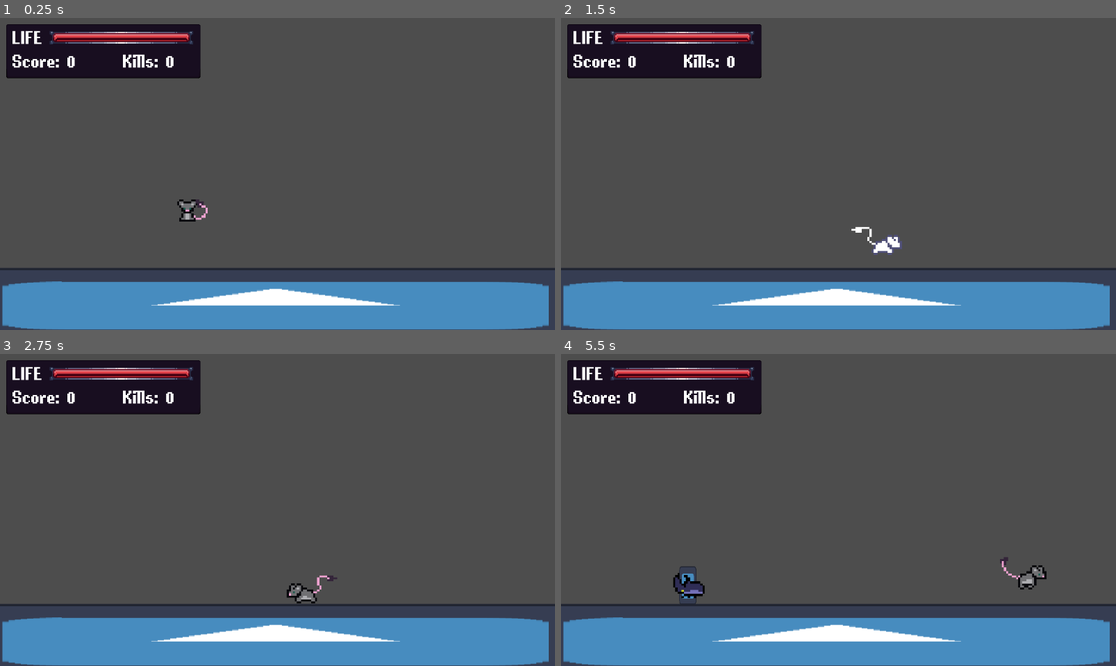
Above: before the commit, frames 1-4 (two rows, left to right).
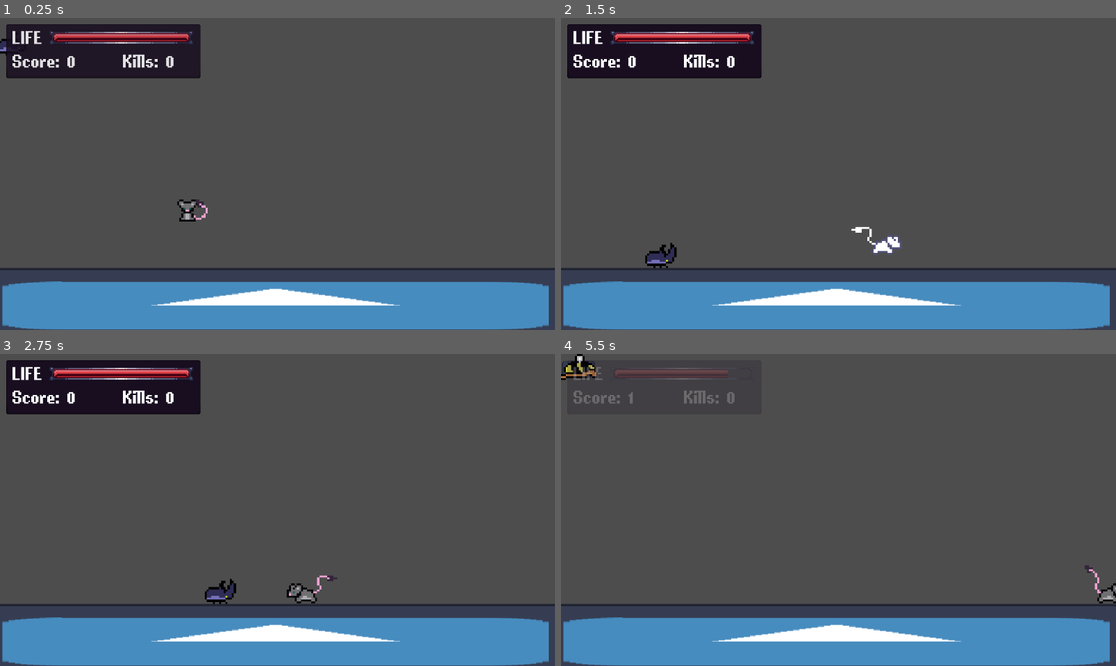
Above: after the commit, the same moments.

Repository: SamHam251/Tutle
Game: Godot game, scene res://scenes/game.tscn
Two runs of this game, one before a commit and one after it. Both use one fixed random seed, a clock stepped at 60 frames per second and the inputs below. The engine's default icon, where the game draws it, is replaced by a stand-in: a white triangle on a blue panel in a dark square.
Inputs (mouse positions are in pixels of both pictures, inside the frame that each line leads up to):
- Up to frame 1 (0.25 s): no input
- Up to frame 2 (1.5 s): tap Enter (ui_accept) at 0.5, 0.77 s; move the mouse to (960, 158) at 0.52 s; hold Right (ui_right) from 0.53 s (still down); right-click (960, 158) at 0.6 s; move the mouse to (727, 189) at 1.27 s; right-click (727, 189) at 1.35 s
- Up to frame 3 (2.75 s): tap Enter (ui_accept) at 1.52 s; move the mouse to (333, 441) at 2.02 s; release Right (ui_right) at 2.03 s; hold Left (ui_left) from 2.03 s (still down); click (333, 441) at 2.1 s; right-click (333, 441) at 2.3 s
- Up to frame 4 (5.5 s): move the mouse to (810, 572) at 2.77 s; release Left (ui_left) at 2.78 s; hold Right (ui_right) 2.78-4.28 s; right-click (810, 572) at 2.85 s; tap Enter (ui_accept) at 3.02, 3.77, 4.52 s; move the mouse to (1005, 556) at 3.52 s; right-click (1005, 556) at 3.6 s; tap Escape (ui_cancel) at 4.15 s; move the mouse to (672, 463) at 4.27 s; hold Left (ui_left) 4.28-5.03 s; click (672, 463) at 4.35 s; right-click (672, 463) at 4.55 s; move the mouse to (866, 510) at 5.02 s; hold Right (ui_right) from 5.03 s (still down); right-click (866, 510) at 5.1 s

The runs differ from the first frame. In frame 1, 0.7% of the frame differs, in the area x 0-34%, y 4-16%; in frame 2, 0.3%; in frame 3, 0.3%; in frame 4, 6.9%, in the area x 0-100%, y 0-81%.

Commit message:
AHHHHHHHH

Diff:
--- a/project.godot
+++ b/project.godot
@@ -28,6 +28,7 @@
 SlashHitbox=""
 friendly=""
 player=""
+enemy=""
 
 [input]
 
--- a/scenes/enemy_air.tscn
+++ b/scenes/enemy_air.tscn
@@ -148,7 +148,7 @@
 [node name="MinHoverHeight" type="RayCast2D" parent="." unique_id=1918990650]
 target_position = Vector2(0, 65)
 
-[node name="HurtBox" type="Area2D" parent="." unique_id=1652179083]
+[node name="HurtBox" type="Area2D" parent="." unique_id=1652179083 groups=["enemy"]]
 collision_layer = 4
 collision_mask = 0
 
--- a/scenes/enemy_ground.tscn
+++ b/scenes/enemy_ground.tscn
@@ -6,7 +6,7 @@
 [ext_resource type="Texture2D" uid="uid://drq84n2imyyb2" path="res://assets/sprites/EnemySprites/Rhino charge.png" id="3_xi17v"]
 
 [sub_resource type="RectangleShape2D" id="RectangleShape2D_2fjjf"]
-size = Vector2(8, 25.5)
+size = Vector2(21.5, 15.5)
 
 [sub_resource type="CircleShape2D" id="CircleShape2D_ia1lp"]
 radius = 240.5187
@@ -15,10 +15,10 @@
 size = Vector2(264, 66)
 
 [sub_resource type="CircleShape2D" id="CircleShape2D_cvvuu"]
-radius = 14.5
+radius = 12.0
 
 [sub_resource type="RectangleShape2D" id="RectangleShape2D_cvvuu"]
-size = Vector2(16, 38)
+size = Vector2(31.5, 25)
 
 [sub_resource type="AtlasTexture" id="AtlasTexture_g4cyr"]
 atlas = ExtResource("3_xi17v")
@@ -59,9 +59,9 @@
 "duration": 1.0,
 "texture": SubResource("AtlasTexture_c5g84")
 }],
-"loop": 1,
+"loop": 0,
 "name": &"attack",
-"speed": 5.0
+"speed": 15.0
 }, {
 "frames": [{
 "duration": 1.0,
@@ -75,18 +75,19 @@
 "speed": 5.0
 }]
 
-[node name="EnemyGround" type="CharacterBody2D" unique_id=593195625]
+[node name="EnemyGround" type="CharacterBody2D" unique_id=593195625 groups=["enemy"]]
 scale = Vector2(2, 2)
 collision_layer = 0
 collision_mask = 129
 script = ExtResource("1_s4x8n")
 
 [node name="Sprite2D" type="Sprite2D" parent="." unique_id=1183939404]
+visible = false
 scale = Vector2(0.140625, 0.3125)
 texture = ExtResource("1_7k104")
 
 [node name="CollisionShape2D" type="CollisionShape2D" parent="." unique_id=115647677]
-position = Vector2(0, 6.25)
+position = Vector2(-2.75, 5.25)
 shape = SubResource("RectangleShape2D_2fjjf")
 
 [node name="DetectionRange" type="Area2D" parent="." unique_id=156871943]
@@ -117,9 +118,10 @@
 
 [node name="Hurtbox" type="Area2D" parent="." unique_id=18133127]
 collision_layer = 4
-collision_mask = 0
+collision_mask = 128
 
 [node name="CollisionShape2D" type="CollisionShape2D" parent="Hurtbox" unique_id=932917196]
+position = Vector2(-0.75, 0)
 shape = SubResource("RectangleShape2D_cvvuu")
 debug_color = Color(0.7, 0.47833332, 0, 0.41960785)
 
@@ -142,16 +144,17 @@
 one_shot = true
 
 [node name="AnimatedSprite2D" type="AnimatedSprite2D" parent="." unique_id=1624192199]
-scale = Vector2(2.1666667, 2.1666667)
+position = Vector2(2.3841858e-07, 0)
+scale = Vector2(-2.167, 2.167)
 sprite_frames = SubResource("SpriteFrames_g4v7s")
 animation = &"attack"
-frame_progress = 0.4541569
 
 [connection signal="body_entered" from="DetectionRange" to="." method="_on_area_2d_body_entered"]
 [connection signal="body_entered" from="DetectionRange" to="." method="_on_detection_range_body_entered"]
 [connection signal="body_exited" from="DetectionRange" to="." method="_on_detection_range_body_exited"]
 [connection signal="body_entered" from="DashRange" to="." method="_on_dash_range_body_entered"]
 [connection signal="body_exited" from="DashRange" to="." method="_on_dash_range_body_exited"]
+[connection signal="area_entered" from="Hurtbox" to="." method="parry_check"]
 [connection signal="timeout" from="Timers/ActionTimer" to="." method="_on_action_timer_timeout"]
 [connection signal="timeout" from="Timers/DashTimer" to="." method="_on_dash_timer_timeout"]
 [connection signal="timeout" from="Timers/DashEndTimer" to="." method="end_dash"]
--- a/scenes/main_menu.tscn
+++ b/scenes/main_menu.tscn
@@ -1,7 +1,26 @@
 [gd_scene format=3 uid="uid://houtj6vtko84"]
 
-[sub_resource type="CompressedTexture2D" id="CompressedTexture2D_vue75"]
-load_path = "res://.godot/imported/Desert 640x250 SpriteSheet.png-da75820347dd69fa27f064dab34a36cd.ctex"
+[ext_resource type="Script" uid="uid://br1tsvf6kxm1g" path="res://scripts/main_menu.gd" id="1_bqqt6"]
+[ext_resource type="Texture2D" uid="uid://va8j0kw1lrly" path="res://assets/sprites/Desert 640x250 SpriteSheet.png" id="1_l6cm7"]
+[ext_resource type="FontFile" uid="uid://c15qhfd8lcug1" path="res://assets/PixelPurl.ttf" id="2_ekxnf"]
+
+[sub_resource type="LabelSettings" id="LabelSettings_bqqt6"]
+font = ExtResource("2_ekxnf")
+font_size = 92
+outline_size = 8
+outline_color = Color(0, 0, 0, 1)
+shadow_size = 11
+shadow_color = Color(0, 0, 0, 1)
+shadow_offset = Vector2(-15.44, 5.26)
+
+[sub_resource type="LabelSettings" id="LabelSettings_ekxnf"]
+font = ExtResource("2_ekxnf")
+font_size = 68
+outline_size = 3
+outline_color = Color(0, 0, 0, 1)
+shadow_size = 10
+shadow_color = Color(0, 0, 0, 1)
+shadow_offset = Vector2(-7.575, 6.985)
 
 [node name="Main Menu" type="Control" unique_id=727042448]
 layout_mode = 3
@@ -10,14 +29,123 @@
 anchor_bottom = 1.0
 grow_horizontal = 2
 grow_vertical = 2
+script = ExtResource("1_bqqt6")
 
 [node name="background" type="Control" parent="." unique_id=1191267940]
 anchors_preset = 0
-offset_right = 40.0
-offset_bottom = 40.0
+offset_right = 1152.0
+offset_bottom = 648.0
 
-[node name="TextureRect" type="TextureRect" parent="background" unique_id=1021027702]
+[node name="bg" type="Sprite2D" parent="background" unique_id=1786349048]
+position = Vector2(613, 325)
+scale = Vector2(2.6459997, 2.646)
+texture = ExtResource("1_l6cm7")
+region_enabled = true
+region_rect = Rect2(0, 0, 640, 250)
+
+[node name="sun" type="Sprite2D" parent="background" unique_id=1006722824]
+position = Vector2(613, 209.31252)
+scale = Vector2(1.6774998, 1.6774999)
+texture = ExtResource("1_l6cm7")
+region_enabled = true
+region_rect = Rect2(0, 250, 640, 250)
+
+[node name="clouds" type="Sprite2D" parent="background" unique_id=1215476300]
+position = Vector2(613, 325)
+scale = Vector2(2.6459997, 2.646)
+texture = ExtResource("1_l6cm7")
+region_enabled = true
+region_rect = Rect2(0, 500, 640, 250)
+
+[node name="fg1" type="Sprite2D" parent="background" unique_id=1730669468]
+position = Vector2(613, 325)
+scale = Vector2(2.6459997, 2.646)
+texture = ExtResource("1_l6cm7")
+region_enabled = true
+region_rect = Rect2(0, 750, 640, 250)
+
+[node name="fg2" type="Sprite2D" parent="background" unique_id=425019092]
+position = Vector2(613, 325)
+scale = Vector2(2.6459997, 2.646)
+texture = ExtResource("1_l6cm7")
+region_enabled = true
+region_rect = Rect2(0, 1000, 640, 250)
+
+[node name="fg3" type="Sprite2D" parent="background" unique_id=493552696]
+position = Vector2(613, 325)
+scale = Vector2(2.6459997, 2.646)
+texture = ExtResource("1_l6cm7")
+region_enabled = true
+region_rect = Rect2(0, 1250, 640, 250)
+
+[node name="title" type="Label" parent="." unique_id=1254559740]
 layout_mode = 0
-offset_right = 40.0
-offset_bottom = 40.0
-texture = SubResource("CompressedTexture2D_vue75")
+offset_left = 390.0
+offset_top = 84.0
+offset_right = 746.0
+offset_bottom = 164.0
+text = "CHAIN RULE"
+label_settings = SubResource("LabelSettings_bqqt6")
+
+[node name="CreditsScreen" type="Control" parent="." unique_id=1106259664]
+anchors_preset = 0
+offset_right = 1150.0
+offset_bottom = 648.0
+
+[node name="ControlsScreen" type="Control" parent="." unique_id=860561910]
+anchors_preset = 0
+offset_right = 1150.0
+offset_bottom = 648.0
+
+[node name="Button" type="Button" parent="." unique_id=1892171193]
+layout_mode = 0
+offset_left = 129.0
+offset_top = 325.0
+offset_right = 339.0
+offset_bottom = 396.0
+
+[node name="Label" type="Label" parent="Button" unique_id=1408781038]
+layout_mode = 0
+offset_right = 210.0
+offset_bottom = 71.0
+mouse_filter = 1
+text = "Controls"
+label_settings = SubResource("LabelSettings_ekxnf")
+horizontal_alignment = 1
+vertical_alignment = 1
+
+[node name="Button2" type="Button" parent="." unique_id=27155015]
+layout_mode = 0
+offset_left = 444.0
+offset_top = 278.0
+offset_right = 654.0
+offset_bottom = 349.0
+
+[node name="Label" type="Label" parent="Button2" unique_id=1787880237]
+layout_mode = 0
+offset_right = 210.0
+offset_bottom = 71.0
+mouse_filter = 1
+text = "Play"
+label_settings = SubResource("LabelSettings_ekxnf")
+horizontal_alignment = 1
+vertical_alignment = 1
+
+[node name="Button3" type="Button" parent="." unique_id=676803067]
+layout_mode = 0
+offset_left = 768.0
+offset_top = 325.0
+offset_right = 978.0
+offset_bottom = 396.0
+
+[node name="Label" type="Label" parent="Button3" unique_id=1218421080]
+layout_mode = 0
+offset_right = 210.0
+offset_bottom = 71.0
+mouse_filter = 1
+text = "Credits"
+label_settings = SubResource("LabelSettings_ekxnf")
+horizontal_alignment = 1
+vertical_alignment = 1
+
+[connection signal="pressed" from="Button2" to="." method="pressed_play"]
--- a/scripts/character_body_2d.gd
+++ b/scripts/character_body_2d.gd
@@ -16,6 +16,8 @@
 var is_attacking = false
 @onready var sprite: AnimatedSprite2D = $AnimatedSprite2D
 
+@onready var Hurtbox = $Hurtbox
+
 # Knockback constants and also iframes i guess
 const KNOCKBACK = Vector2(-200, -150)  # sets your velocity to this when you take damage. sign of x-value depends on the hit direction.
 const STUN_TIME = 0.3  # time spent being kb'd after taking damage
@@ -126,6 +128,7 @@
 		Global.parry = true
 		sprite.modulate = Color(original_color.r * 10, original_color.g * 10, original_color.b * 10, original_color.a)
 		set_collision_layer_value(8, true)
+		Hurtbox.set_collision_layer_value(8, true)
 		ParryTimer.start()
 		reset_slash()
 
@@ -145,6 +148,7 @@
 	Global.parry = false
 	Global.parried = false
 	set_collision_layer_value(8, false)
+	Hurtbox.set_collision_layer_value(8, false)
 
 func reset_slash() -> void:  # called when slash timer hits 0
 	$RightSlash.monitoring = false
@@ -191,7 +195,8 @@
 		# knockback modifiers (player only)
 		if direction.y < 0 and enemy.position.y < position.y - 50: direction.y *= 10  # undoing the enemy-only modifier
 		if enemy.name == "EnemyAir":
-			print("test")
+			#print("test")
+			pass
 
 		# apply "kb" to player
 		lunge_vel = Vector2(direction.x * 300, direction.y * 425)
--- a/scripts/enemy_air.gd
+++ b/scripts/enemy_air.gd
@@ -61,7 +61,7 @@
 func start_attack() -> void:  # calls when AttackTimer reaches 0.
 	sprite.modulate = Color(1, 1, 1, 1)
 	attacking = true
-	attack_hitbox.monitoring = true
+	attack_hitbox.monitorable = true
 	attack_hitbox.visible = true
 
 	if position.x < target.position.x:
@@ -114,7 +114,7 @@
 
 func take_damage(damage, knockback):
 	health -= damage
-	print(health)
+	#print(health)
 	velocity.x += knockback.x
 	velocity.y += knockback.y * 0.5
 	stun_timer.start()
--- a/scripts/enemy_ground.gd
+++ b/scripts/enemy_ground.gd
@@ -114,7 +114,7 @@
 
 func take_damage(damage, knockback):
 	health -= damage
-	print(health)
+	#print(health)
 	velocity += knockback
 	stun_timer.start()
 	# print("Knockback passed in: ", knockback)
@@ -122,3 +122,9 @@
 	if health <= 0:
 		queue_free()
 		Global.enemy_died()
+
+func parry_check(area: Area2D) -> void:  # calls when Hurtbox hits the player
+	print(area.get_collision_layer_value(8))
+	if area.get_collision_layer_value(8):
+		print("parried")
+		end_dash()
--- a/scripts/global.gd
+++ b/scripts/global.gd
@@ -29,8 +29,12 @@
 func _process(delta: float) -> void:
 	if Input.is_action_just_pressed("ui_cancel"):
 		spawn_new_enemies()
+		# print(check_for_enemies_left())
 		# score += 10000
 		# kills += 100
+
+	if no_enemies_left():
+		spawn_new_enemies()
 
 
 func enemy_died() -> void:
@@ -38,13 +42,11 @@
 	score += 50 * killstreak
 	player_health += killstreak
 
-	print(get_tree().current_scene)
+func no_enemies_left() -> bool:
+	var game = get_tree().current_scene
 
-func check_for_enemies_left() -> bool:
-	# var game = get_tree().current_scene()
-
-	# for child in game.root.get_children():
-		# pass
+	if game.get_tree().get_nodes_in_group("enemy"):
+		return false
 
 	return true
 
@@ -66,11 +68,10 @@
 
 func spawn_new_enemies() -> void:
 	var enemy_count = 1 + floor(sqrt(score) / ENEMY_COUNT_SCALING)
-	print(enemy_count)
 	for i in range(enemy_count):
 		var new_enemy = [enemy_ground, enemy_air].pick_random().instantiate()
 		# var new_enemy = enemy_ground.instantiate()
 		while new_enemy.position == Vector2(0, 0) or (new_enemy.position - player.position).length() < ENEMY_SPAWN_DISTANCE:
 			new_enemy.position = Vector2(randf_range(0, get_window().size.x - 50), randf_range(0, get_window().size.y - 400))
 		add_child(new_enemy)
-		print(new_enemy)
+		# print(new_enemy)
--- /dev/null
+++ b/scripts/main_menu.gd
@@ -0,0 +1,11 @@
+extends Node
+
+const game_scene_path = "res://scenes/game.tscn"
+
+# Called when the node enters the scene tree for the first time.
+func _ready() -> void:
+	pass # Replace with function body.
+
+func pressed_play() -> void:
+	print("ay")
+	get_tree().change_scene_to_file(game_scene_path)
Not shown, added: scripts/main_menu.gd.uid
